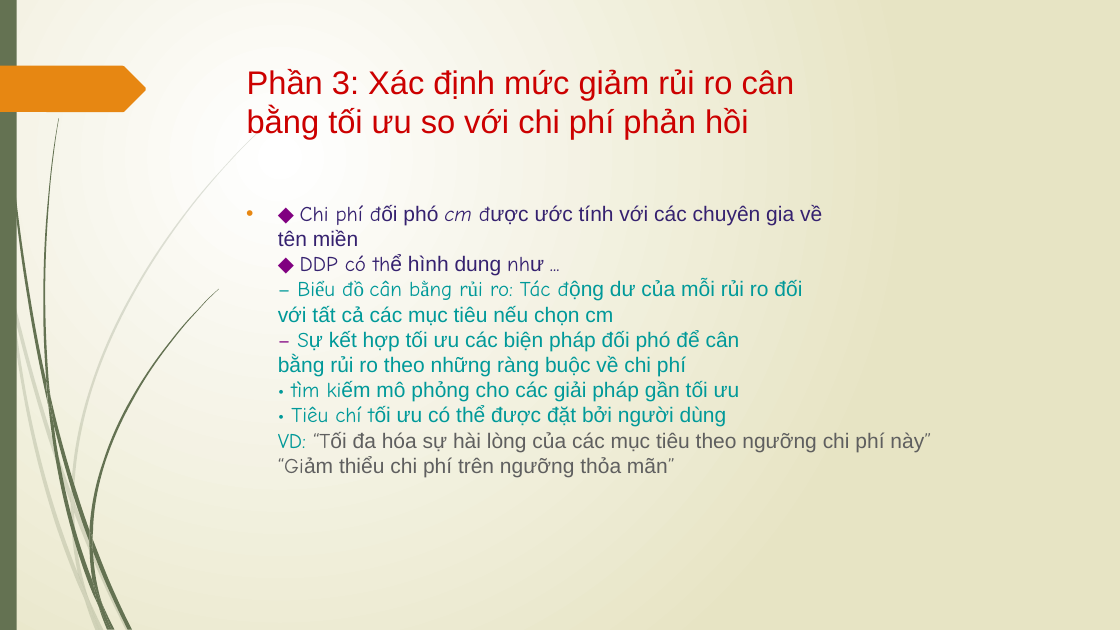
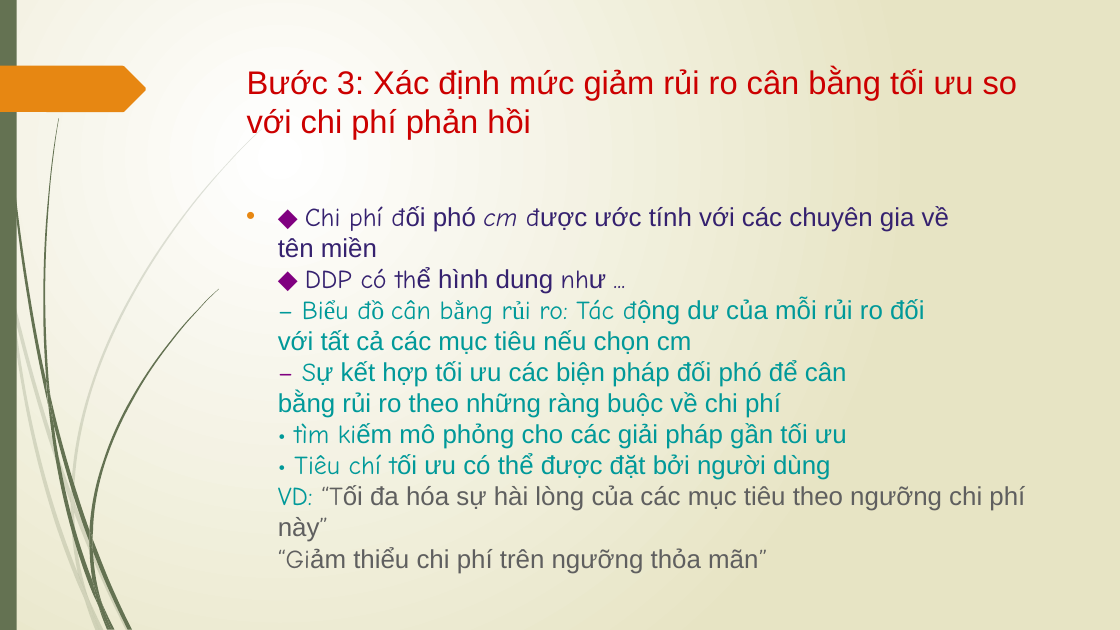
Before and after one commit to vutuanhai237/CourseMaterials, a slide deck: slide 96 of SE357-Requirement engineering/Slides/Lý thuyết/Bài 4- Khám phá yêu cầu.pptx. Drawn at 1120x630 pixels with LibreOffice and Linux fonts; fonts in the diff are those of the drawing. Boxes give left, top, right and bottom in pixels: in the first picture for what was removed or moved away, otherwise in the second. Text is boxed around its words. In the diff, an @@ line names an element or a change of style, - is before the commit and + after.

```diff
--- a/SE357-Requirement engineering/Slides/Lý thuyết/Bài 4- Khám phá yêu cầu.pptx
+++ b/SE357-Requirement engineering/Slides/Lý thuyết/Bài 4- Khám phá yêu cầu.pptx
@@ title at box(247, 68, 1017, 139): text changed @@
-Phần 3: Xác định mức giảm rủi ro cân
-bằng tối ưu so với chi phí phản hồi
+Bước 3: Xác định mức giảm rủi ro cân bằng tối ưu so với chi phí phản hồi
@@ text "◆ Chi phí đối phó ..." at box(278, 206, 1025, 542): size 18 to 22.2 pt @@
```
Also in this commit, not shown: 15 other slides changed, 6 slides added, 3 slides removed, 19 other files.
